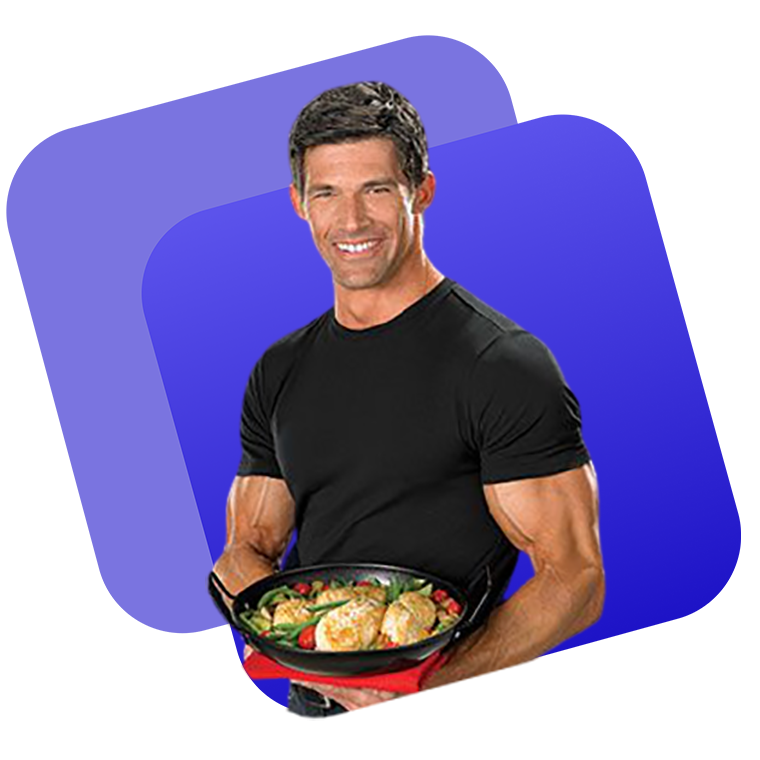
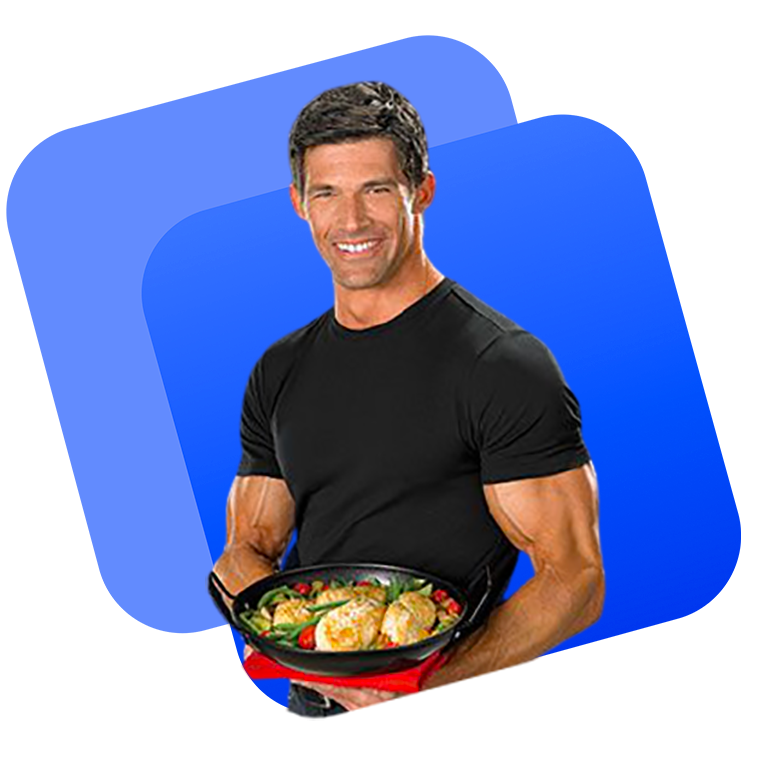
Revision of a layered w=760, h=760 image; what changed, layer by layer:
pixels changed over [6, 35, 741, 713] (layer not identified)
